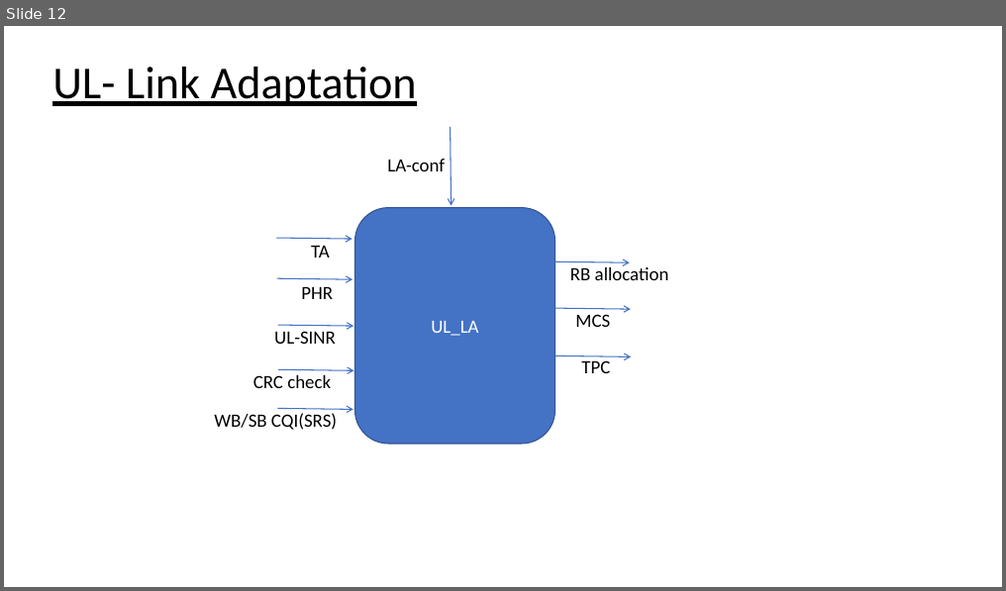
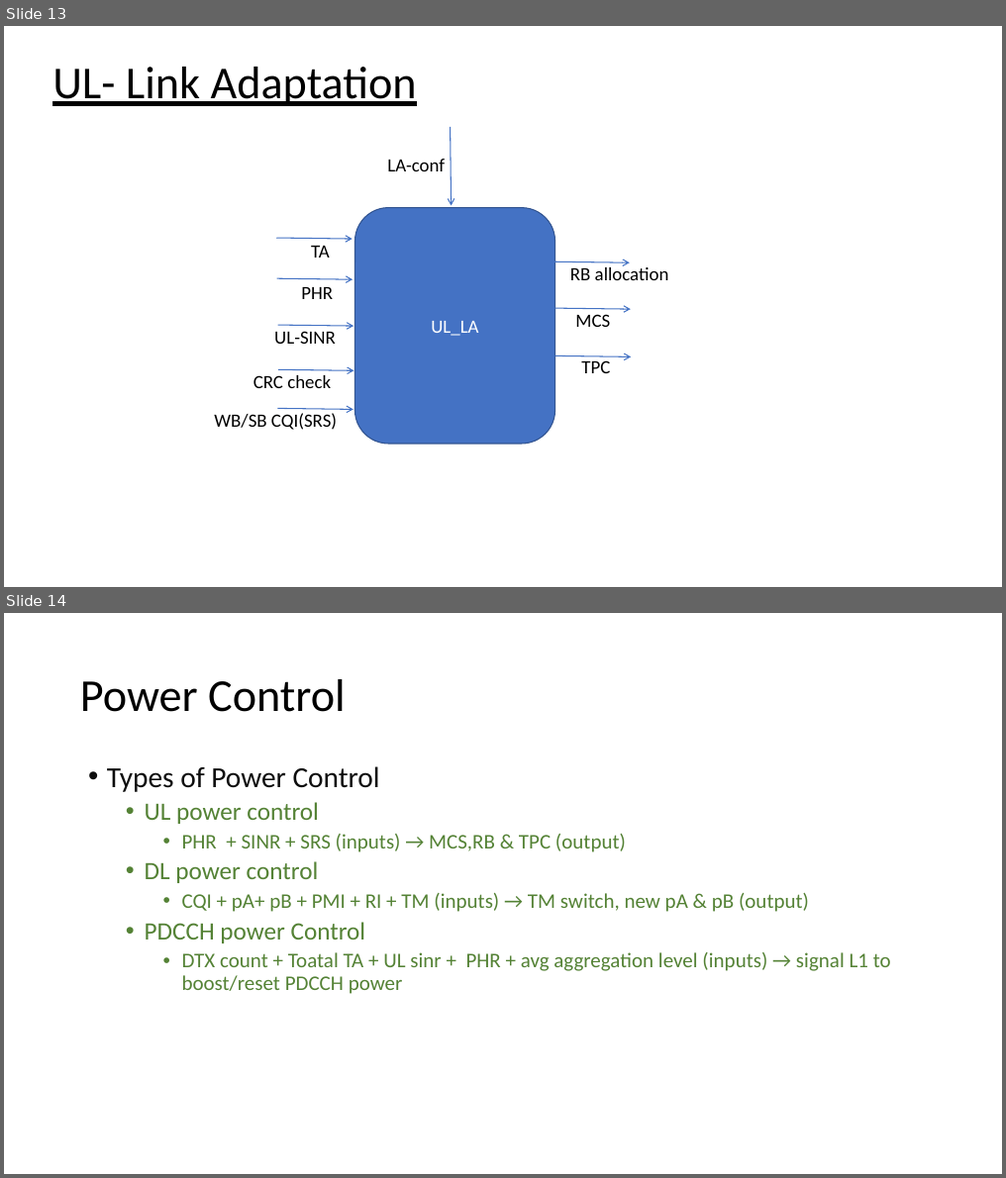
Before and after one commit to BharathTS007/openLteMac, a slide deck: Doc/openlte_MAC_ARCH_.pptx. Shown one above the other, each under a label of ours: slide 12 before the commit, slides 13 and 14 after it. The pictures are 1006x591 and 1006x1178 pixels, drawn with LibreOffice and Linux fonts; fonts in the diff are those of the drawing. Boxes give left, top, right and bottom in pixels: in the first picture for what was removed or moved away, otherwise in the second. Text is boxed around its words. In the diff, an @@ line names an element or a change of style, - is before the commit and + after.

Commit message:
[framework] adding openLteMac files document
Change description:
      1. Added Scheduler & Power control slides.

```diff
--- a/Doc/openlte_MAC_ARCH_.pptx
+++ b/Doc/openlte_MAC_ARCH_.pptx
@@ slide 14 added at [4,613,1002,1174], background #FFFFFF @@
@@ title added at [80,679,346,712], 44 pt, text #000000 @@
+Power Control
@@ text added at [107,766,891,994], 20 pt, text #548235 @@
+• Types of Power Control
+  • UL power control
+    • PHR + SINR + SRS (inputs) → MCS,RB & TPC (output)
+  • DL power control
+    • CQI + pA+ pB + PMI + RI + TM (inputs) → TM switch, new pA & pB (output)
+  • PDCCH power Control
+    • DTX count + Toatal TA + UL sinr + PHR + avg aggregation level (inputs) → signal L1 to boost/reset PDCCH power
@@ what was slide 12 is now slide 13 @@
```
Also in this commit, not shown: 1 other slide added.
